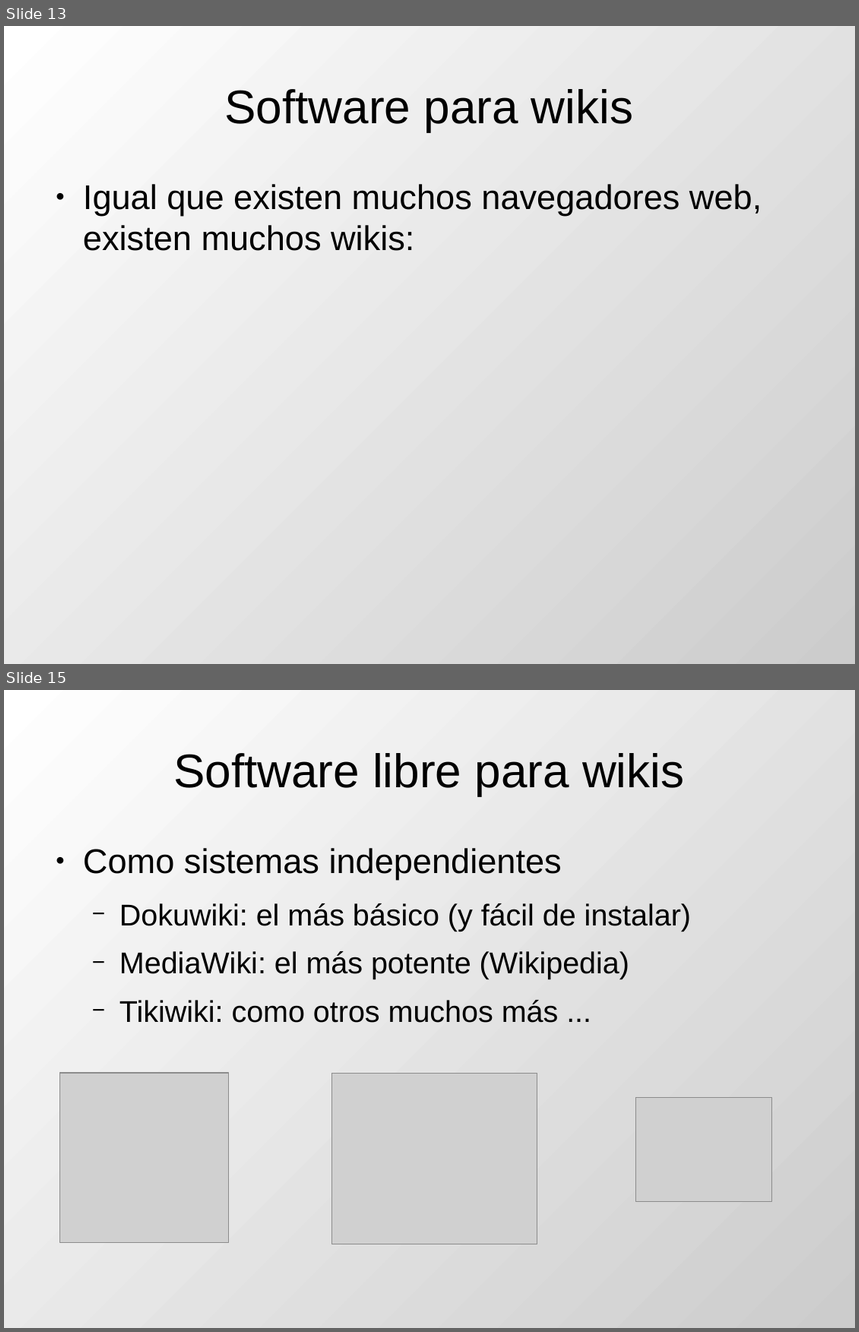
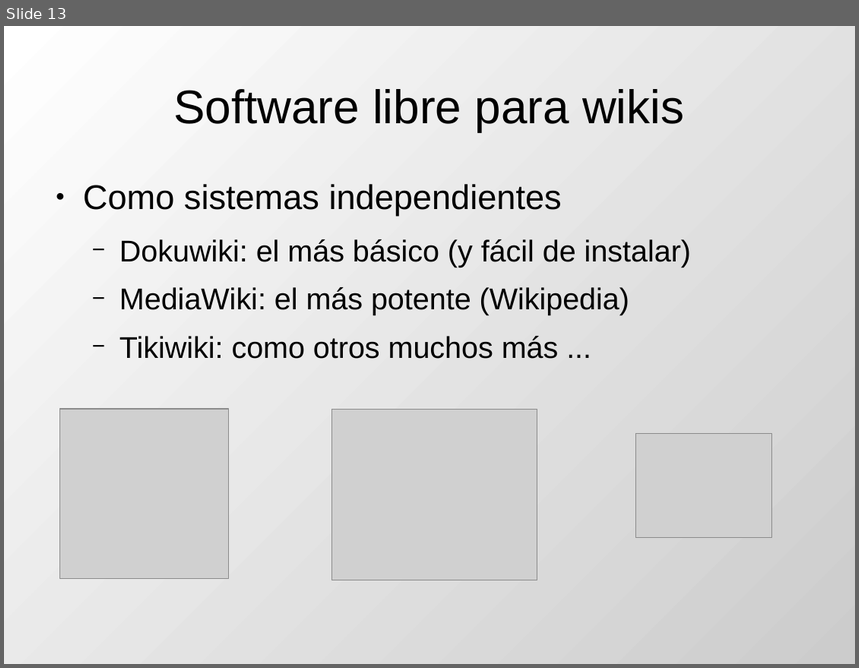
Before and after one commit to DrPantera/wikis4education, a slide deck: uca-2013_07/tema-1-Introduccion.odp. Shown one above the other, each under a label of ours: slides 13 and 15 before the commit, slide 13 after it; the slides between them are not shown. The pictures are 859x1332 and 859x668 pixels, drawn with LibreOffice and Linux fonts; fonts in the diff are those of the drawing; grey boxes stand for pictures. Boxes give left, top, right and bottom in pixels: in the first picture for what was removed or moved away, otherwise in the second. Text is boxed around its words. In the diff, an @@ line names an element or a change of style, - is before the commit and + after.

```diff
--- a/uca-2013_07/tema-1-Introduccion.odp
+++ b/uca-2013_07/tema-1-Introduccion.odp
@@ slide 13 removed at (4, 26, 855, 664), background gradient #FFFFFF to #CCCCCC @@
@@ title removed at (225, 89, 633, 132) @@
-Software para wikis
@@ text removed at (83, 184, 762, 251) @@
-● Igual que existen muchos navegadores web, existen muchos wikis:
@@ what was slide 15 is now slide 13 @@
```
Also in this commit, not shown: 8 slides changed, 4 other slides removed, 2 other files.
